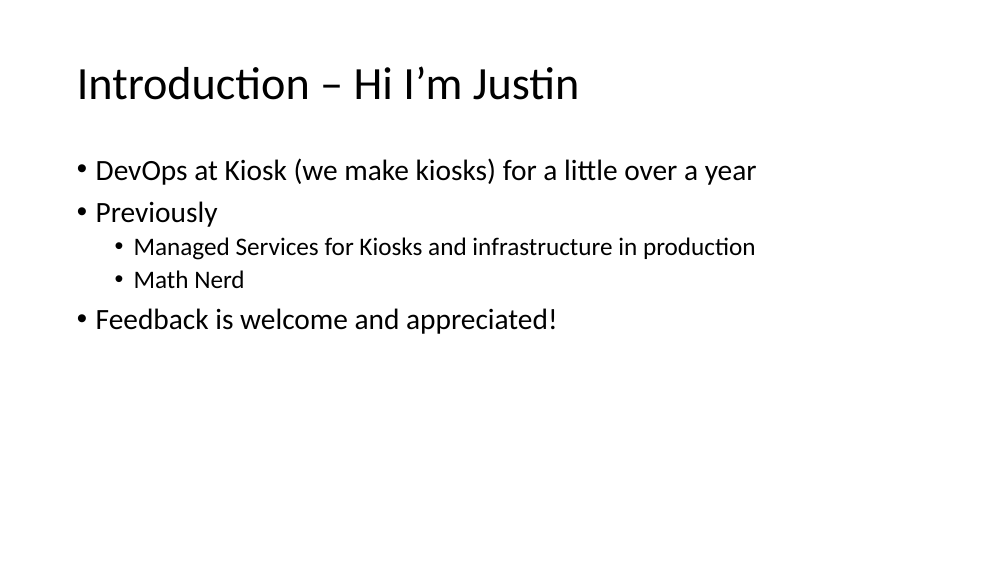
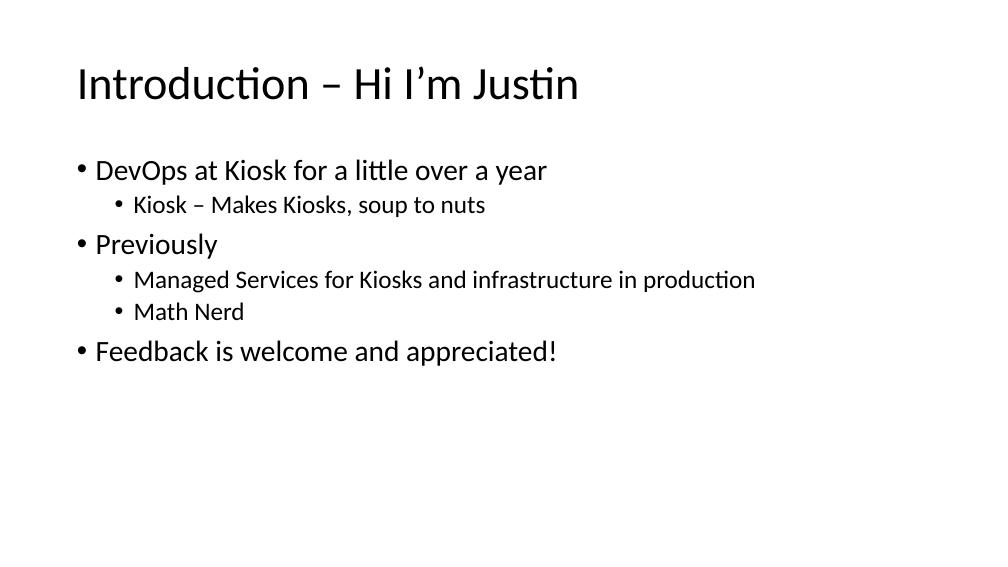
Before and after one commit to jbaacke/CloudFormationAndCARRDSDemo, a slide deck: slide 2 of VSTS and CloudFormation.pptm (slide 3 before the commit). Drawn at 1008x567 pixels with LibreOffice and Linux fonts; fonts in the diff are those of the drawing. Boxes give left, top, right and bottom in pixels: in the first picture for what was removed or moved away, otherwise in the second. Text is boxed around its words. In the diff, an @@ line names an element or a change of style, - is before the commit and + after.

Commit message:
Updated powerpoint

```diff
--- a/VSTS and CloudFormation.pptm
+++ b/VSTS and CloudFormation.pptm
@@ text at bbox=[96, 159, 548, 217]: text changed @@
-• DevOps at Kiosk (we make kiosks) for a little over a year
+• DevOps at Kiosk for a little over a year
+  • Kiosk – Makes Kiosks, soup to nuts
```
Also in this commit, not shown: 7 other slides changed, 6 slides added.
